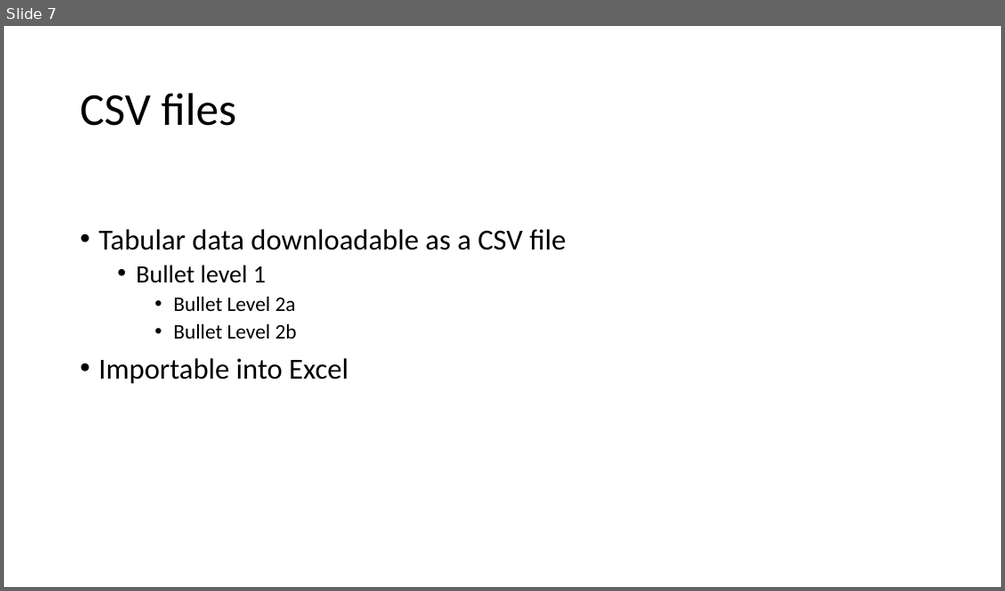
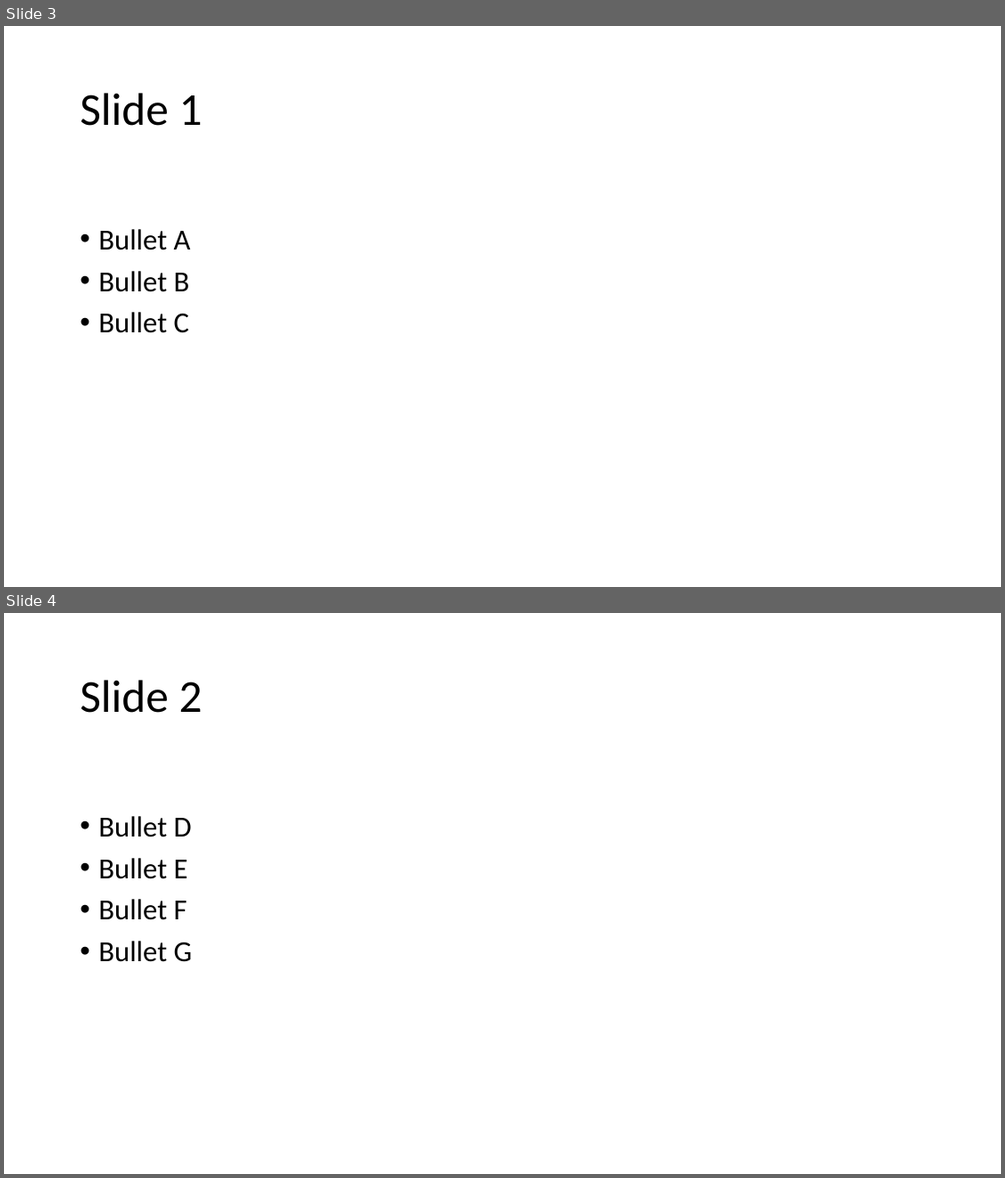
Before and after one commit to sevire/outlines_unleashed_webapp, a slide deck: ou_app/resources/ppt_output_01.pptx. Shown one above the other, each under a label of ours: slide 7 before the commit, slides 3 and 4 after it. The pictures are 1005x591 and 1005x1178 pixels, drawn with LibreOffice and Linux fonts; fonts in the diff are those of the drawing. Boxes give left, top, right and bottom in pixels: in the first picture for what was removed or moved away, otherwise in the second. Text is boxed around its words. In the diff, an @@ line names an element or a change of style, - is before the commit and + after.

```diff
--- a/ou_app/resources/ppt_output_01.pptx
+++ b/ou_app/resources/ppt_output_01.pptx
@@ slide 4 added at [4, 613, 1001, 1174], background #FFFFFF @@
@@ title added at [80, 680, 202, 713], 44 pt, text #000000 @@
+Slide 2
@@ text added at [98, 816, 193, 962], 28 pt, text #000000 @@
+• Bullet D
+• Bullet E
+• Bullet F
+• Bullet G
@@ what was slide 7 is now slide 3 @@
@@ slide 3 changed as well @@
@@ title at [80, 93, 202, 126]: text changed @@
-CSV files
+Slide 1
@@ text at [98, 229, 191, 333]: text changed @@
-• Tabular data downloadable as a CSV file
-  • Bullet level 1
-    • Bullet Level 2a
-    • Bullet Level 2b
-• Importable into Excel
+• Bullet A
+• Bullet B
+• Bullet C
```
Also in this commit, not shown: 1 other slide changed, 10 other slides added, 5 slides removed, 7 other files.
